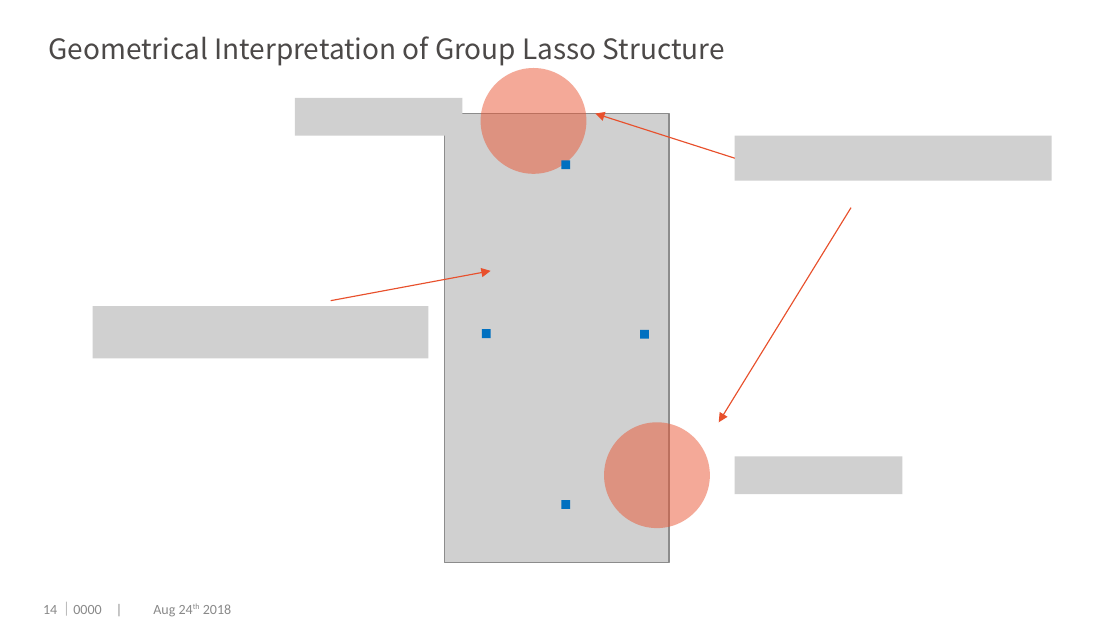
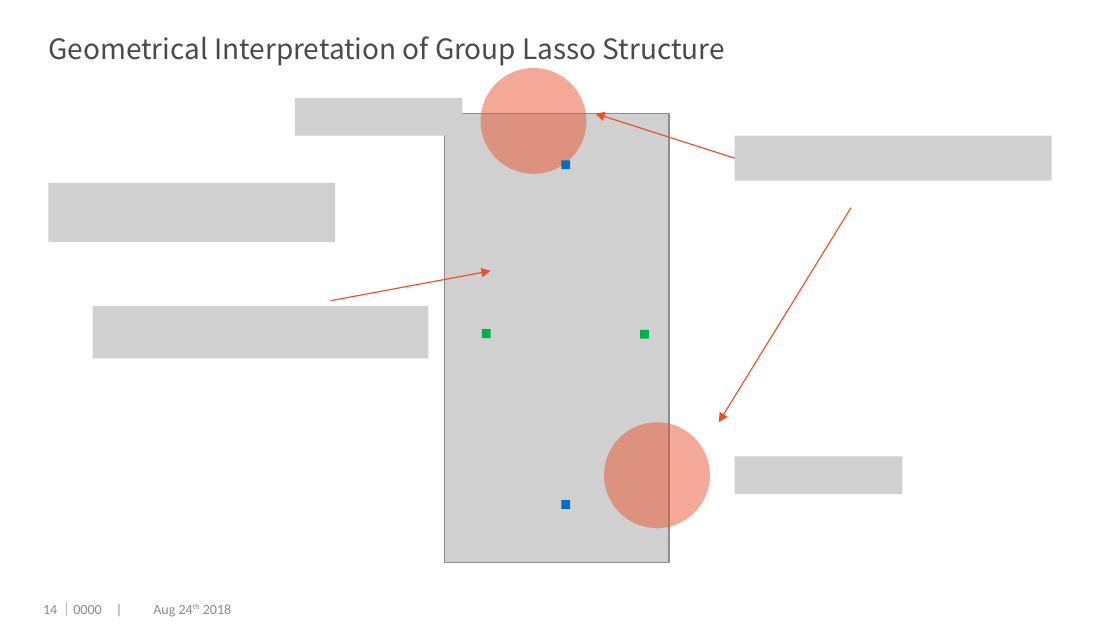
Before and after one commit to dengwx11/GroupLasso, a slide deck: slide 15 of manu & slides/Final.pptx. Drawn at 1120x630 pixels with LibreOffice and Linux fonts; fonts in the diff are those of the drawing; grey boxes stand for pictures; background and template pictures are left out. Boxes give left, top, right and bottom in pixels: in the first picture for what was removed or moved away, otherwise in the second. Text is boxed around its words. In the diff, an @@ line names an element or a change of style, - is before the commit and + after.

```diff
--- a/manu & slides/Final.pptx
+++ b/manu & slides/Final.pptx
@@ picture added at [48, 183, 335, 242] @@
@@ rectangle at [482, 329, 491, 338]: fill #0070C0 to #00B050 @@
@@ rectangle at [641, 330, 650, 339]: fill #0070C0 to #00B050 @@
```
Also in this commit, not shown: 4 other slides changed, 1 slide added, 1 slide removed.
